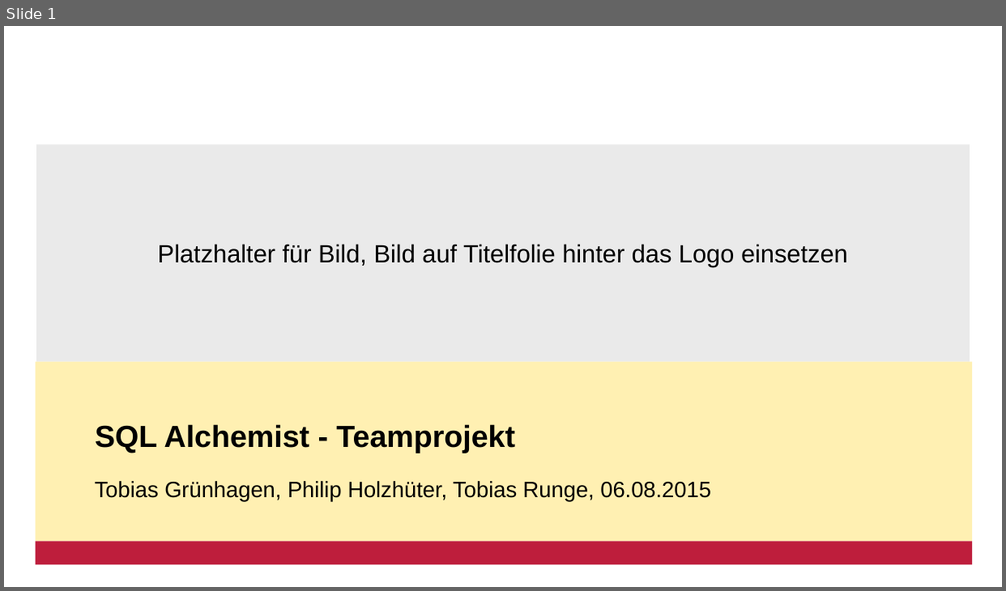
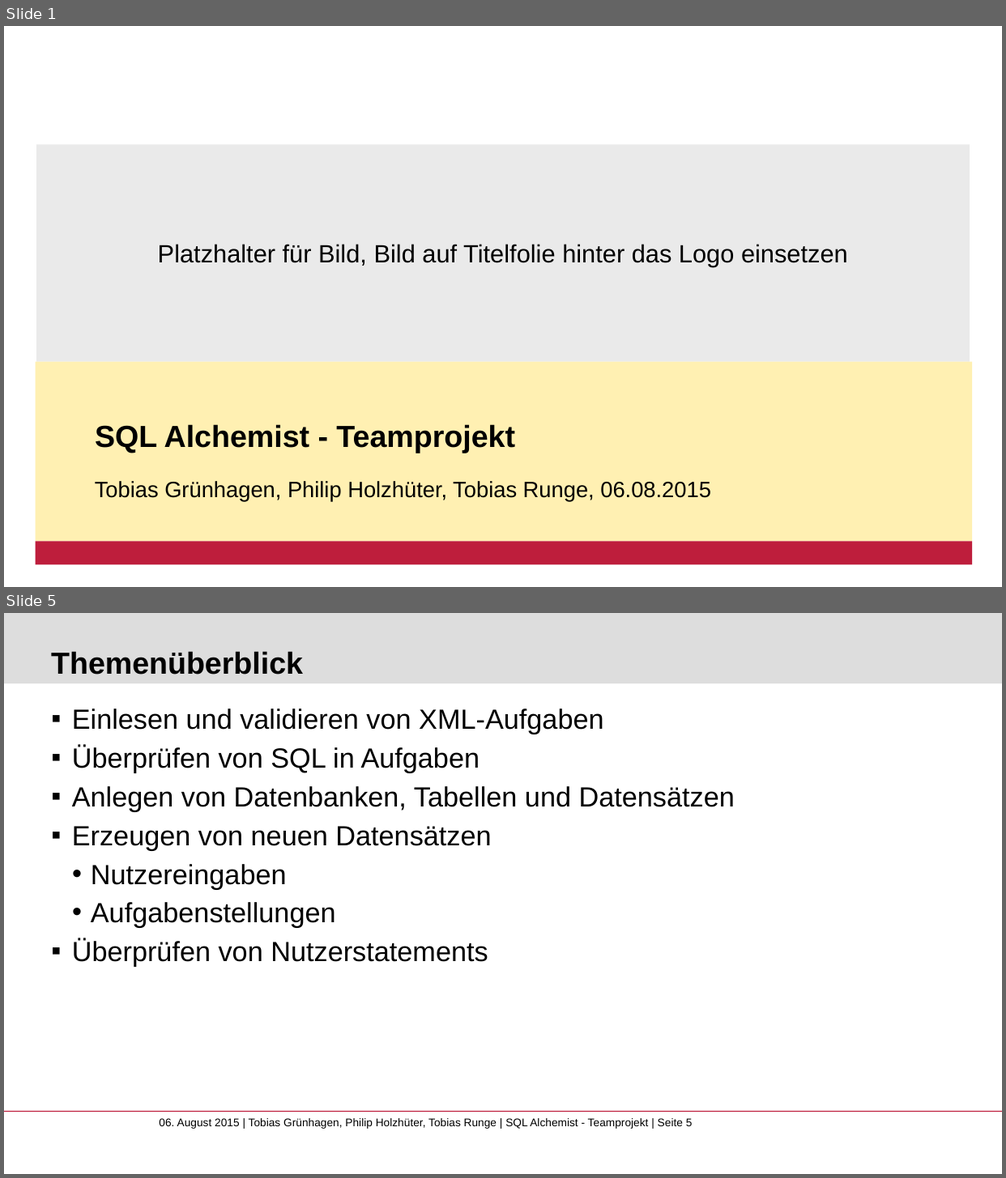
Before and after one commit to ifis-tu-bs/SQL-Alchemist-Teamprojekt, a slide deck: docs/Präsentation_SQL Alchemist Teamprojekt_Tobias Grünhagen_Philip Holzhüter_Tobias Runge.pptx. Shown one above the other, each under a label of ours: slide 1 before the commit, slides 1 and 5 after it; the slides between them are not shown. The pictures are 1006x591 and 1006x1178 pixels, drawn with LibreOffice and Linux fonts; fonts in the diff are those of the drawing; background and template pictures are left out. Boxes give left, top, right and bottom in pixels: in the first picture for what was removed or moved away, otherwise in the second. Text is boxed around its words. In the diff, an @@ line names an element or a change of style, - is before the commit and + after.

```diff
--- a/docs/Präsentation_SQL Alchemist Teamprojekt_Tobias Grünhagen_Philip Holzhüter_Tobias Runge.pptx
+++ b/docs/Präsentation_SQL Alchemist Teamprojekt_Tobias Grünhagen_Philip Holzhüter_Tobias Runge.pptx
@@ slide 5 added at <box>4,613,1002,1174</box>, background #FFFFFF @@
@@ rectangle added at <box>4,613,1002,683</box>, fill #DDDDDD @@
@@ title added at <box>51,651,303,675</box>, 22 pt, text #000000, bold @@
+Themenüberblick
@@ text added at <box>72,709,735,967</box>, 20 pt, text #000000 @@
+  ▪ Einlesen und validieren von XML-Aufgaben
+  ▪ Überprüfen von SQL in Aufgaben
+  ▪ Anlegen von Datenbanken, Tabellen und Datensätzen
+  ▪ Erzeugen von neuen Datensätzen
+    • Nutzereingaben
+    • Aufgabenstellungen
+  ▪ Überprüfen von Nutzerstatements
@@ line added from (4, 1112) to (1002, 1112), #BE1E3C 0.75 pt @@
@@ text added at <box>159,1118,692,1129</box>, 8 pt, text #000000 @@
+06. August 2015 | Tobias Grünhagen, Philip Holzhüter, Tobias Runge | SQL Alchemist - Teamprojekt | Seite 5
```
Also in this commit, not shown: 3 slides changed, 18 other slides added, 5 slides removed, 5 other files.
